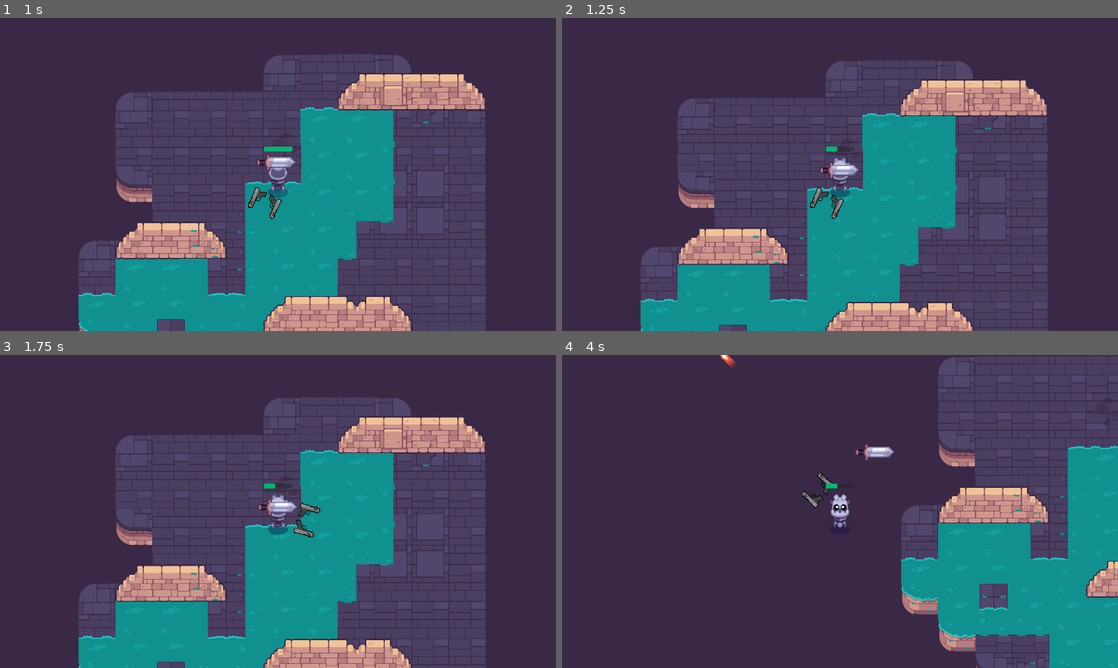
Above: before the commit, frames 1-4 (two rows, left to right).
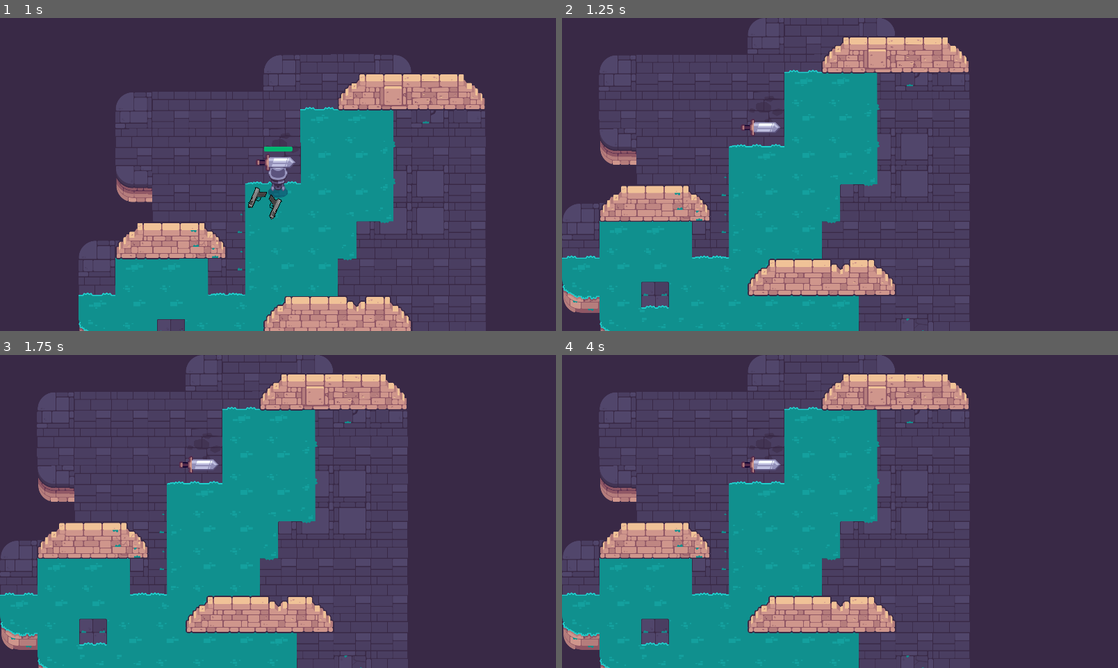
Above: after the commit, the same moments.

Repository: Tonykuang1028/Path-of-sorcerers-game
Game: Godot game, scene res://levels/test_room.tscn
Two runs of this game, one before a commit and one after it. Both use one fixed random seed, a clock stepped at 60 frames per second and the inputs below. The project has no main scene, so this scene is started directly.
Inputs (mouse positions are in pixels of both pictures, inside the frame that each line leads up to):
- Up to frame 1 (1 s): tap Enter at 0.5 s; move the mouse to (250, 237) at 0.52 s; hold W (move_up) from 0.53 s (still down); click (250, 237) at 0.6 s; tap Space at 0.77 s
- Up to frame 2 (1.25 s): keep holding W (move_up)
- Up to frame 3 (1.75 s): keep holding W (move_up); move the mouse to (444, 558) at 1.27 s; tap Z at 1.35 s; tap Space at 1.52 s
- Up to frame 4 (4 s): move the mouse to (673, 464) at 2.02 s; release W (move_up) at 2.03 s; hold A (move_left) 2.03-3.53 s; click (673, 464) at 2.1 s; move the mouse to (867, 511) at 2.77 s; tap Z at 2.85 s; click (867, 511) at 2.92 s; tap Space at 3.02, 3.77 s; move the mouse to (756, 433) at 3.52 s; hold S (move_down) from 3.53 s (still down); click (756, 433) at 3.6 s

Frame 1 is identical in both runs. In frame 2, 56% of the frame differs, in the area x 0-88%, y 0-100%; in frame 3, 56%; in frame 4, 81%, in the area x 0-100%, y 0-100%.

Commit message:
smaller hit box for mob

Diff:
--- a/M10.twin_stick_workbook/mobs/mob.tscn
+++ b/M10.twin_stick_workbook/mobs/mob.tscn
@@ -4,7 +4,7 @@
 [ext_resource type="Texture2D" uid="uid://nohjoiah3jgr" path="res://mobs/sword_inactive.png" id="2_b3dia"]
 
 [sub_resource type="CapsuleShape2D" id="CapsuleShape2D_o1g2w"]
-radius = 24.0
+radius = 19.0
 height = 128.0
 
 [sub_resource type="CircleShape2D" id="CircleShape2D_g147t"]
